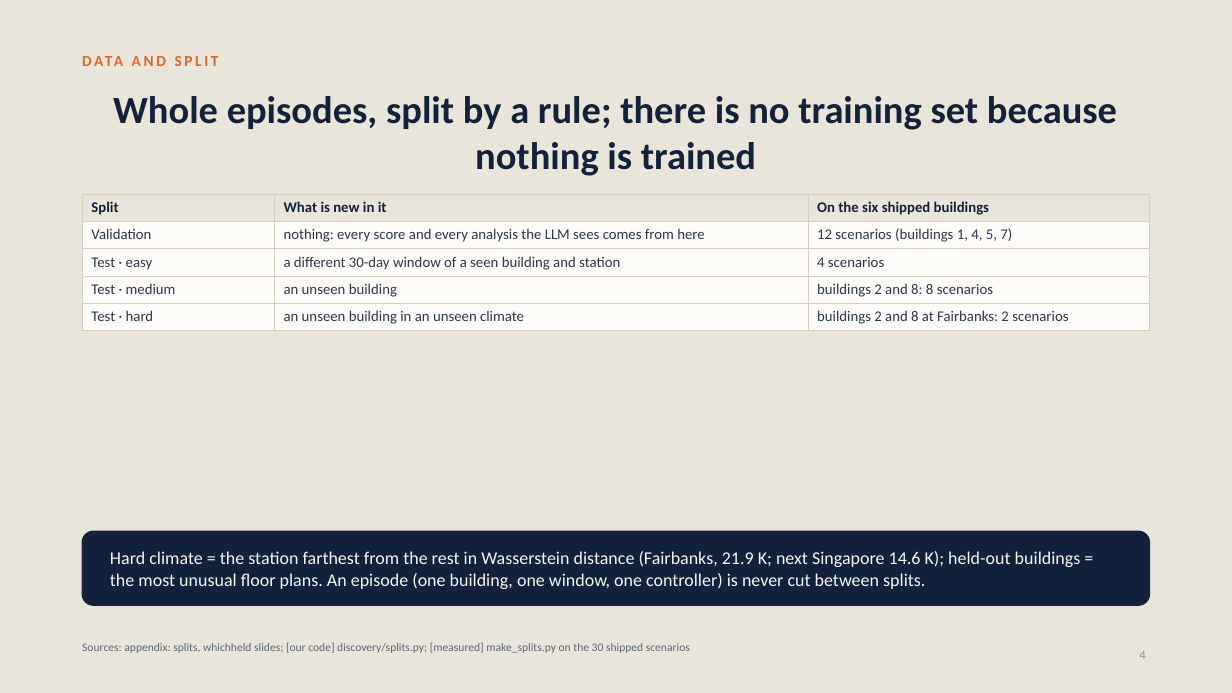
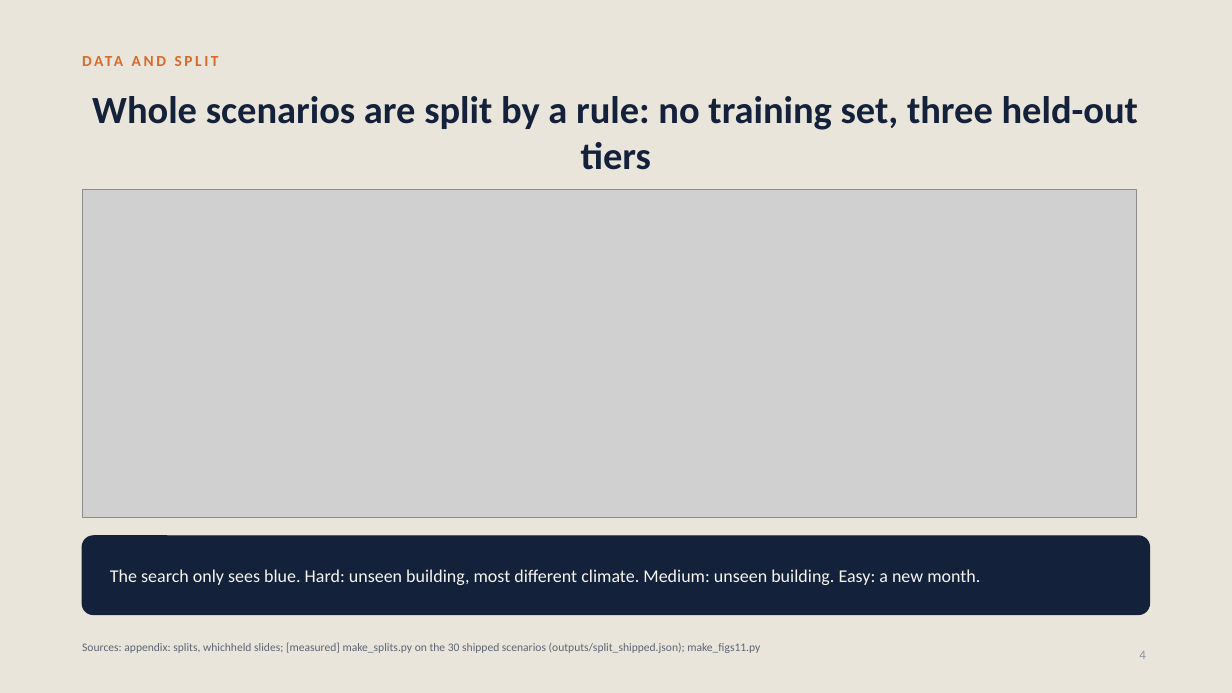
Before and after one commit to srivathsanb14/working-code, a slide deck: slide 4 of docs/One_Controller_for_Every_Building_meeting.pptx. Drawn at 1232x693 pixels with LibreOffice and Linux fonts; fonts in the diff are those of the drawing; grey boxes stand for pictures. Boxes give left, top, right and bottom in pixels: in the first picture for what was removed or moved away, otherwise in the second. Text is boxed around its words. In the diff, an @@ line names an element or a change of style, - is before the commit and + after.

```diff
--- a/docs/One_Controller_for_Every_Building_meeting.pptx
+++ b/docs/One_Controller_for_Every_Building_meeting.pptx
@@ title at [92,96,1138,170]: text changed @@
-Whole episodes, split by a rule; there is no training set because nothing is trained
+Whole scenarios are split by a rule: no training set, three held-out tiers
@@ table removed at [82,194,1151,328], 5 rows, 3 columns @@
-Split | What is new in it | On the six shipped buildings
-Validation | nothing: every score and every analysis the LLM sees comes from here | 12 scenarios (buildings 1, 4, 5, 7)
-Test · easy | a different 30-day window of a seen building and station | 4 scenarios
-Test · medium | an unseen building | buildings 2 and 8: 8 scenarios
-Test · hard | an unseen building in an unseen climate | buildings 2 and 8 at Fairbanks: 2 scenarios
@@ picture added at [82,189,1137,518] @@
@@ rounded rectangle: place and size @@
-rounded rectangle at [82,531,1150,605]
+rounded rectangle at [82,536,1150,615]
@@ rounded rectangle at [82,536,1150,615]: proportions changed @@
@@ text at [110,569,980,585]: text changed @@
-Hard climate = the station farthest from the rest in Wasserstein distance (Fairbanks, 21.9 K; next Singapore 14.6 K); held-out buildings = the most unusual floor plans. An episode (one building, one window, one controller) is never cut between splits.
+The search only sees blue. Hard: unseen building, most different climate. Medium: unseen building. Easy: a new month.
@@ text at [82,642,760,653]: text changed @@
-Sources: appendix: splits, whichheld slides; [our code] discovery/splits.py; [measured] make_splits.py on the 30 shipped scenarios
+Sources: appendix: splits, whichheld slides; [measured] make_splits.py on the 30 shipped scenarios (outputs/split_shipped.json); make_figs11.py
```
Also in this commit, not shown: 7 other slides changed, 5 other files.
